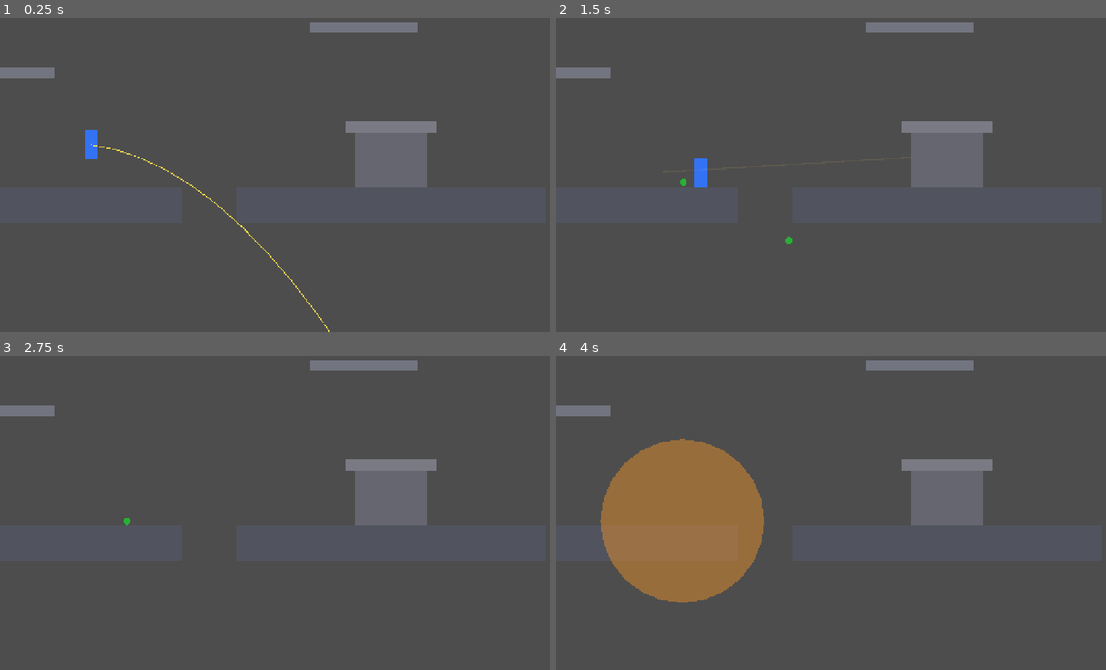
Above: before the commit, frames 1-4 (two rows, left to right).
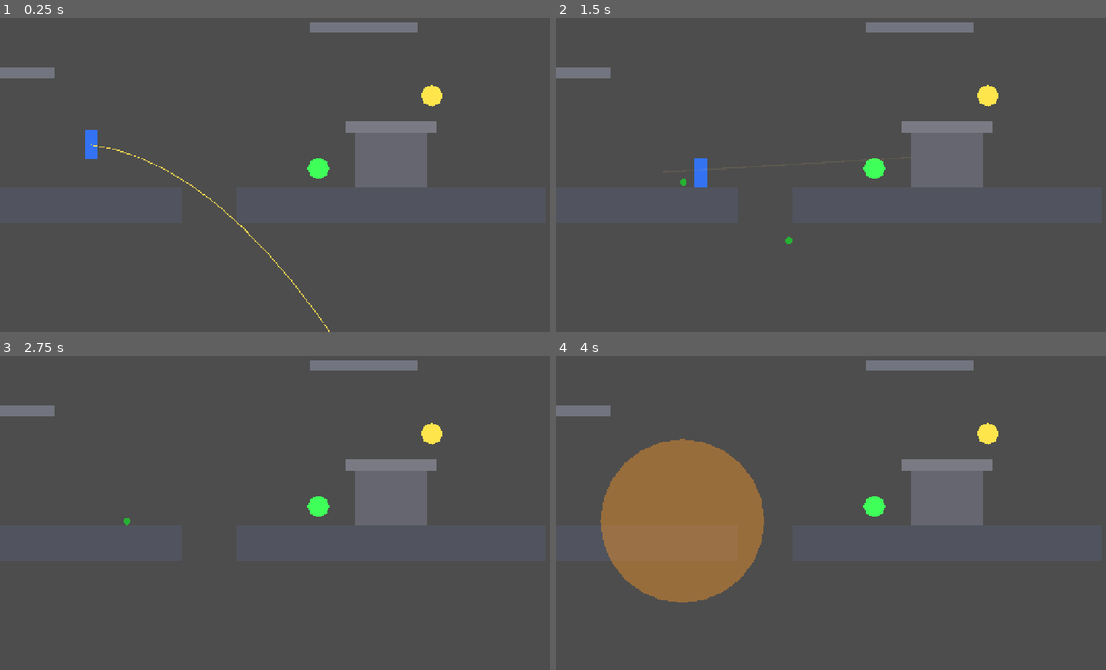
Above: after the commit, the same moments.

Repository: techafreshh/jetpack
Game: Godot game, scene res://scenes/match.tscn
Same seed, same stepped clock (60 frames per second), same inputs: the game is played once before the commit and once after it. This scene is started directly instead of the project's main scene.
Inputs (mouse positions are in pixels of both pictures, inside the frame that each line leads up to):
- Up to frame 1 (0.25 s): no input
- Up to frame 2 (1.5 s): tap Enter at 0.5 s; move the mouse to (974, 153) at 0.52 s; hold S (crouch) 0.53-1.28 s; hold D (move_right) from 0.53 s (still down); click (974, 153) at 0.67 s; tap W at 0.77 s; tap G (throw_grenade) at 0.8, 1.35 s; move the mouse to (732, 184) at 1.27 s
- Up to frame 3 (2.75 s): tap W at 1.52 s; tap S (crouch) at 1.55 s; move the mouse to (346, 434) at 2.02 s; release D (move_right) at 2.03 s; hold A (move_left) from 2.03 s (still down); hold S (crouch) from 2.03 s (still down); tap G (throw_grenade) at 2.3 s
- Up to frame 4 (4 s): move the mouse to (820, 572) at 2.77 s; release A (move_left) at 2.78 s; release S (crouch) at 2.78 s; hold D (move_right) from 2.78 s (still down); click (820, 572) at 2.85 s; tap W at 3.02, 3.77 s; tap S (crouch) at 3.05 s; move the mouse to (1023, 556) at 3.52 s; hold Space (fly) from 3.53 s (still down); tap G (throw_grenade) at 3.8 s

The runs differ from the first frame. In frame 1, 0.4% of the frame differs, in the area x 55-81%, y 21-52%; in frame 2, 0.4%; in frame 3, 0.4%; in frame 4, 0.4%.

Commit message:
Pickups: weapon crates, health packs, ammo/grenade pads with respawn
- Generic Area2D pickup.gd (kind/weapon_id/respawn_s/floating exports,
  disabled state with timed respawn, TimerLabel countdown, glow pulse)
- pickup.tscn (CircleShape2D + Visual + TimerLabel) and pickups.cfg
- Soldier: slots, heal(), add_weapon(), restock_ammo()
- match.tscn: 4 sample pads (health, floating scatter, ammo, grenade)
- tests/test_pickup.gd: 41 headless checks, all passing

Diff:
--- /dev/null
+++ b/jetpack/resources/config/pickups.cfg
@@ -0,0 +1,13 @@
+[health]
+heal_amount=30.0
+respawn_s=15.0
+
+[weapon]
+weapon_id="scatter"
+respawn_s=12.0
+
+[ammo]
+respawn_s=10.0
+
+[grenade]
+respawn_s=10.0
--- a/jetpack/scenes/match.tscn
+++ b/jetpack/scenes/match.tscn
@@ -1,8 +1,9 @@
-[gd_scene load_steps=4 format=3]
+[gd_scene load_steps=5 format=3]
 
 [ext_resource type="Script" path="res://scripts/match.gd" id="1"]
 [ext_resource type="PackedScene" path="res://scenes/arena/greybox.tscn" id="2"]
 [ext_resource type="PackedScene" path="res://scenes/soldier.tscn" id="3"]
+[ext_resource type="PackedScene" path="res://scenes/pickup.tscn" id="4"]
 
 [node name="Match" type="Node2D"]
 script = ExtResource("1")
@@ -11,3 +12,21 @@
 
 [node name="Soldier" parent="." instance=ExtResource("3")]
 position = Vector2(200, 300)
+
+[node name="HealthPack" parent="." instance=ExtResource("4")]
+position = Vector2(700, 360)
+kind = "health"
+
+[node name="ScatterCrate" parent="." instance=ExtResource("4")]
+position = Vector2(1600, -120)
+kind = "weapon"
+weapon_id = "scatter"
+floating = true
+
+[node name="AmmoPad" parent="." instance=ExtResource("4")]
+position = Vector2(950, 200)
+kind = "ammo"
+
+[node name="GrenadePad" parent="." instance=ExtResource("4")]
+position = Vector2(1850, 200)
+kind = "grenade"
--- /dev/null
+++ b/jetpack/scenes/pickup.tscn
@@ -0,0 +1,24 @@
+[gd_scene load_steps=3 format=3]
+
+[ext_resource type="Script" path="res://scripts/pickup.gd" id="1"]
+
+[sub_resource type="CircleShape2D" id="CircleShape2D_pickup"]
+radius = 24.0
+
+[node name="Pickup" type="Area2D"]
+monitoring = true
+script = ExtResource("1")
+
+[node name="Collision" type="CollisionShape2D" parent="."]
+shape = SubResource("CircleShape2D_pickup")
+
+[node name="Visual" type="Polygon2D" parent="."]
+color = Color(0.25, 1, 0.35, 1)
+polygon = PackedVector2Array(24, 0, 16.97, -16.97, 0, -24, -16.97, -16.97, -24, 0, -16.97, 16.97, 0, 24, 16.97, 16.97)
+
+[node name="TimerLabel" type="Label" parent="."]
+offset_left = -20.0
+offset_top = -64.0
+offset_right = 20.0
+offset_bottom = -38.0
+horizontal_alignment = 1
--- /dev/null
+++ b/jetpack/scripts/pickup.gd
@@ -0,0 +1,170 @@
+extends Area2D
+## Generic arena pickup: ground crates and floating pads for weapons,
+## health, and grenade/ammo restock. `kind` selects the effect; a `kind`
+## naming a weapon id directly (e.g. "scatter") acts as that weapon crate.
+## After `apply_to` the pad goes `disabled` for `respawn_s` seconds with a
+## visible `TimerLabel` countdown, then re-enables. Tunables load from
+## pickups.cfg over the exports.
+
+const CONFIG_PATH := "res://resources/config/pickups.cfg"
+const WEAPON_IDS := ["ranger_ar", "scatter", "longbow"]
+
+@export var kind: String = "weapon"
+@export var weapon_id := "scatter"
+@export var respawn_s := 15.0
+@export var floating := false
+@export var heal_amount := 30.0
+
+var disabled := false
+var time_left := 0.0
+
+var _bob_t := 0.0
+var _pulse_t := 0.0
+var _base_y := 0.0
+
+@onready var _visual: Polygon2D = get_node_or_null("Visual") as Polygon2D
+@onready var _label: Label = get_node_or_null("TimerLabel") as Label
+
+
+func _ready() -> void:
+	_load_config()
+	add_to_group("pickup")
+	_apply_kind_color()
+	if _visual != null:
+		_base_y = _visual.position.y
+	if not body_entered.is_connected(_on_body_entered):
+		body_entered.connect(_on_body_entered)
+
+
+func apply_to(body: Node) -> bool:
+	if disabled:
+		return false
+	if body == null:
+		return false
+	var wid := effective_weapon_id()
+	match kind:
+		"health":
+			if not body.has_method("heal"):
+				return false
+			body.call("heal", heal_amount)
+			print("PICKUP health healed")
+		"weapon":
+			if not body.has_method("add_weapon"):
+				return false
+			if not bool(body.call("add_weapon", wid)):
+				return false
+			print("PICKUP weapon granted %s" % wid)
+		"ammo":
+			if not body.has_method("restock_ammo"):
+				return false
+			body.call("restock_ammo")
+			print("PICKUP ammo restocked")
+		"grenade":
+			if not body.has_method("add_grenades"):
+				return false
+			body.call("add_grenades", 99)
+			print("PICKUP grenades restocked")
+		_:
+			if wid != "":
+				if not body.has_method("add_weapon"):
+					return false
+				if not bool(body.call("add_weapon", wid)):
+					return false
+				print("PICKUP weapon granted %s" % wid)
+			else:
+				return false
+	_disable()
+	return true
+
+
+func effective_weapon_id() -> String:
+	if kind == "weapon":
+		return weapon_id
+	if WEAPON_IDS.has(kind):
+		return kind
+	return ""
+
+
+func _on_body_entered(body: Node2D) -> void:
+	apply_to(body)
+
+
+func _physics_process(delta: float) -> void:
+	if not disabled:
+		return
+	time_left -= delta
+	if time_left <= 0.0:
+		time_left = 0.0
+		_enable()
+
+
+func _process(delta: float) -> void:
+	_pulse_t += delta
+	if _visual != null and floating and not disabled:
+		_bob_t += delta
+		_visual.position.y = _base_y + sin(_bob_t * 3.0) * 6.0
+	if disabled:
+		if _visual != null:
+			var pulse := 0.3 + 0.1 * sin(_pulse_t * 6.0)
+			_visual.modulate.a = pulse
+		if _label != null:
+			_label.text = "%d" % int(ceil(time_left))
+
+
+func _disable() -> void:
+	disabled = true
+	time_left = respawn_s
+	set_deferred("monitoring", false)
+	if _visual != null:
+		_visual.modulate.a = 0.3
+	if _label != null:
+		_label.text = "%d" % int(ceil(time_left))
+	print("PICKUP disabled for %.1fs" % respawn_s)
+
+
+func _enable() -> void:
+	disabled = false
+	time_left = 0.0
+	set_deferred("monitoring", true)
+	_apply_kind_color()
+	if _label != null:
+		_label.text = ""
+	print("PICKUP respawned")
+
+
+func _apply_kind_color() -> void:
+	if _visual == null:
+		return
+	_visual.modulate.a = 1.0
+	match kind:
+		"health":
+			_visual.color = Color(0.25, 1.0, 0.35, 1.0)
+		"weapon":
+			_visual.color = Color(1.0, 0.6, 0.15, 1.0)
+		"ammo":
+			_visual.color = Color(1.0, 0.9, 0.3, 1.0)
+		"grenade":
+			_visual.color = Color(1.0, 0.3, 0.25, 1.0)
+		_:
+			if WEAPON_IDS.has(kind):
+				_visual.color = Color(1.0, 0.6, 0.15, 1.0)
+			else:
+				_visual.color = Color(0.3, 0.9, 0.4, 1.0)
+
+
+func _load_config() -> void:
+	var cfg := ConfigFile.new()
+	if cfg.load(CONFIG_PATH) != OK:
+		push_warning("pickup: missing %s, using export defaults" % CONFIG_PATH)
+		return
+	var section := kind
+	if section == "weapon" or WEAPON_IDS.has(section):
+		section = "weapon"
+	# Config supplies defaults; an explicitly set export always wins so
+	# placed instances (and headless probes) can tune one pad in isolation.
+	if is_equal_approx(respawn_s, 15.0):
+		respawn_s = float(cfg.get_value(section, "respawn_s", respawn_s))
+	if is_equal_approx(heal_amount, 30.0):
+		heal_amount = float(cfg.get_value("health", "heal_amount", heal_amount))
+	if weapon_id == "scatter":
+		weapon_id = String(cfg.get_value("weapon", "weapon_id", weapon_id))
--- a/jetpack/scripts/soldier.gd
+++ b/jetpack/scripts/soldier.gd
@@ -37,6 +37,7 @@
 var grenade_max := 2
 var hp := 100.0
 var max_hp := 100.0
+var slots: Array[String] = ["ranger_ar"]
 
 var fuel: float = 100.0
 var crouched: bool = false
@@ -112,6 +113,37 @@
 	grenade_count = mini(grenade_max, grenade_count + n)
 	_update_arc_preview()
 	return grenade_count
+
+
+func heal(amount: float) -> float:
+	hp = minf(max_hp, hp + amount)
+	return hp
+
+
+func add_weapon(id: String) -> bool:
+	var path := "res://resources/weapons/%s.tres" % id
+	if not ResourceLoader.exists(path):
+		return false
+	if not slots.has(id):
+		slots.append(id)
+	var res := load(path) as WeaponResource
+	if res == null:
+		return false
+	var weapon := get_node_or_null("Weapon")
+	if weapon != null and weapon.has_method("equip"):
+		weapon.call("equip", res)
+	return true
+
+
+func restock_ammo() -> void:
+	var weapon := get_node_or_null("Weapon")
+	if weapon == null:
+		return
+	var stats = weapon.get("stats")
+	if stats == null:
+		return
+	weapon.set("ammo", int(stats.get("mag_size")))
+	weapon.set("reserve_left", int(stats.get("reserve")))
 
 
 func throw_grenade() -> bool:
--- /dev/null
+++ b/jetpack/tests/test_pickup.gd
@@ -0,0 +1,174 @@
+extends SceneTree
+## Headless behavior tests for pickups: scene/script contract, health heal
+## with disabled respawn window, weapon crates (explicit + kind-alias),
+## ammo/grenade restock, re-trigger guard, and the visible timer label.
+## Run: godot --headless --path jetpack --script res://tests/test_pickup.gd
+
+var passed := 0
+var failed := 0
+
+
+func _initialize() -> void:
+	await run_tests()
+	print("Results: %d passed, %d failed" % [passed, failed])
+	quit(1 if failed > 0 else 0)
+
+
+func check(cond: bool, label: String) -> void:
+	if cond:
+		passed += 1
+	else:
+		failed += 1
+		push_error("FAIL " + label)
+
+
+func check_close(actual: float, expected: float, tol: float, label: String) -> void:
+	check(absf(actual - expected) <= tol, "%s (expected ~%f, got %f)" % [label, expected, actual])
+
+
+func wait_physics(n: int) -> void:
+	for i in n:
+		await physics_frame
+
+
+func make_soldier():
+	var packed := load("res://scenes/soldier.tscn") as PackedScene
+	if packed == null:
+		return null
+	var soldier := packed.instantiate() as CharacterBody2D
+	soldier.position = Vector2(0, -40)
+	root.add_child(soldier)
+	await process_frame
+	await process_frame
+	return soldier
+
+
+func make_pickup(p_kind: String, wid: String = "scatter", respawn: float = 15.0):
+	var packed := load("res://scenes/pickup.tscn") as PackedScene
+	if packed == null:
+		return null
+	var pad := packed.instantiate() as Area2D
+	pad.position = Vector2(2000, -500)
+	pad.set("kind", p_kind)
+	pad.set("weapon_id", wid)
+	pad.set("respawn_s", respawn)
+	root.add_child(pad)
+	await process_frame
+	await process_frame
+	return pad
+
+
+func run_tests() -> void:
+	await process_frame
+
+	var cfg := ConfigFile.new()
+	check(cfg.load("res://resources/config/pickups.cfg") == OK, "pickups.cfg loads")
+	check(float(cfg.get_value("health", "heal_amount", 0.0)) >= 25.0, "cfg heal_amount restores >=75 from 50")
+	check(float(cfg.get_value("health", "respawn_s", 0.0)) >= 10.0, "cfg health respawn_s >= 10")
+
+	# (a) Scene loads and the script exports respawn_s/kind.
+	var packed := load("res://scenes/pickup.tscn") as PackedScene
+	check(packed != null, "pickup.tscn loads as PackedScene")
+	if packed == null:
+		return
+	var probe := packed.instantiate() as Area2D
+	check(probe != null, "pickup.tscn instantiates Area2D")
+	if probe == null:
+		return
+	var names := []
+	for prop in probe.get_property_list():
+		names.append(String(prop["name"]))
+	check(names.has("respawn_s"), "pickup.gd exports respawn_s")
+	check(names.has("kind"), "pickup.gd exports kind")
+	root.add_child(probe)
+	await process_frame
+	await process_frame
+	check(probe.is_in_group("pickup"), "pickup joins pickup group")
+	check(probe.get_node_or_null("Visual") != null, "pickup has Visual node")
+	check(probe.get_node_or_null("TimerLabel") != null, "pickup has TimerLabel node")
+	probe.queue_free()
+	await process_frame
+
+	var soldier = await make_soldier()
+	check(soldier != null, "soldier instantiates for pickup tests")
+	if soldier == null:
+		return
+
+	# (b) Health pack at 50 HP heals to >=75 and disables for >=10 s.
+	var hp_pack = await make_pickup("health", "scatter", 15.0)
+	check(hp_pack != null, "health pack instantiates")
+	soldier.set("hp", 50.0)
+	check(float(hp_pack.get("respawn_s")) >= 10.0, "health respawn_s >= 10 (got %f)" % float(hp_pack.get("respawn_s")))
+	check(bool(hp_pack.call("apply_to", soldier)), "health apply_to returns true")
+	check(float(soldier.get("hp")) >= 75.0, "health heals 50 to >=75 (got %f)" % float(soldier.get("hp")))
+	check(bool(hp_pack.get("disabled")), "health pad enters disabled state")
+	var label = hp_pack.get_node_or_null("TimerLabel")
+	check(label != null and String(label.get("text")) != "", "disabled pad shows timer label")
+	# Disabled pad ignores re-trigger.
+	soldier.set("hp", 50.0)
+	check(not bool(hp_pack.call("apply_to", soldier)), "disabled pad ignores re-trigger")
+	check_close(float(soldier.get("hp")), 50.0, 0.01, "re-trigger leaves HP untouched")
+	hp_pack.queue_free()
+	await process_frame
+
+	# (c) Weapon crate grants scatter and respawns within 20 s.
+	var crate = await make_pickup("weapon", "scatter", 12.0)
+	check(crate != null, "weapon crate instantiates")
+	check(float(crate.get("respawn_s")) <= 20.0, "crate respawns within 20s (got %f)" % float(crate.get("respawn_s")))
+	var slots: Array = soldier.get("slots")
+	slots.clear()
+	slots.append("ranger_ar")
+	check(bool(crate.call("apply_to", soldier)), "crate apply_to returns true")
+	check((soldier.get("slots") as Array).has("scatter"), "soldier slots contains scatter")
+	check(bool(crate.get("disabled")), "crate enters disabled state")
+	crate.queue_free()
+	await process_frame
+	# Kind-is-weapon-id alias also grants.
+	var alias_pack = await make_pickup("scatter", "scatter", 12.0)
+	check(alias_pack != null, "alias crate instantiates")
+	(soldier.get("slots") as Array).clear()
+	(soldier.get("slots") as Array).append("ranger_ar")
+	check(bool(alias_pack.call("apply_to", soldier)), "alias apply_to returns true")
+	check((soldier.get("slots") as Array).has("scatter"), "alias kind scatter grants scatter")
+	alias_pack.queue_free()
+	await process_frame
+
+	# (d) Ammo pad refills an emptied mag; grenade pad restores max.
+	var weapon = soldier.get_node_or_null("Weapon")
+	check(weapon != null, "soldier has Weapon child for restock")
+	if weapon != null:
+		while int(weapon.get("ammo")) > 0:
+			weapon.call("consume_shot")
+		check(int(weapon.get("ammo")) == 0, "mag emptied for ammo test")
+		var ammo_pad = await make_pickup("ammo", "scatter", 10.0)
+		check(bool(ammo_pad.call("apply_to", soldier)), "ammo apply_to returns true")
+		check(int(weapon.get("ammo")) == int(weapon.get("stats").get("mag_size")), "ammo pad refills mag")
+		check(int(weapon.get("reserve_left")) == int(weapon.get("stats").get("reserve")), "ammo pad refills reserve")
+		ammo_pad.queue_free()
+		await process_frame
+	soldier.set("grenade_count", 0)
+	var nade_pad = await make_pickup("grenade", "scatter", 10.0)
+	check(nade_pad != null, "grenade pad instantiates")
+	check(bool(nade_pad.call("apply_to", soldier)), "grenade apply_to returns true")
+	check(int(soldier.get("grenade_count")) == int(soldier.get("grenade_max")), "grenade pad restores max")
+	nade_pad.queue_free()
+	await process_frame
+
+	# (e) Short-timer pad re-enables after expiry and clears the label.
+	var quick = await make_pickup("health", "scatter", 0.3)
+	soldier.set("hp", 50.0)
+	check(bool(quick.call("apply_to", soldier)), "quick pad applies")
+	check(bool(quick.get("disabled")), "quick pad disabled after pickup")
+	await wait_physics(30)
+	check(not bool(quick.get("disabled")), "quick pad respawns after timer")
+	var qlabel = quick.get_node_or_null("TimerLabel")
+	check(qlabel != null and String(qlabel.get("text")) == "", "timer label clears on respawn")
+	# Re-armed pad picks up again.
+	soldier.set("hp", 50.0)
+	check(bool(quick.call("apply_to", soldier)), "respawned pad picks up again")
+	check(float(soldier.get("hp")) >= 75.0, "respawned pad still heals")
+	quick.queue_free()
+	await process_frame
+
+	soldier.queue_free()
+	await process_frame
Not shown, added: jetpack/scripts/pickup.gd.uid
Not shown, added: jetpack/tests/test_pickup.gd.uid
